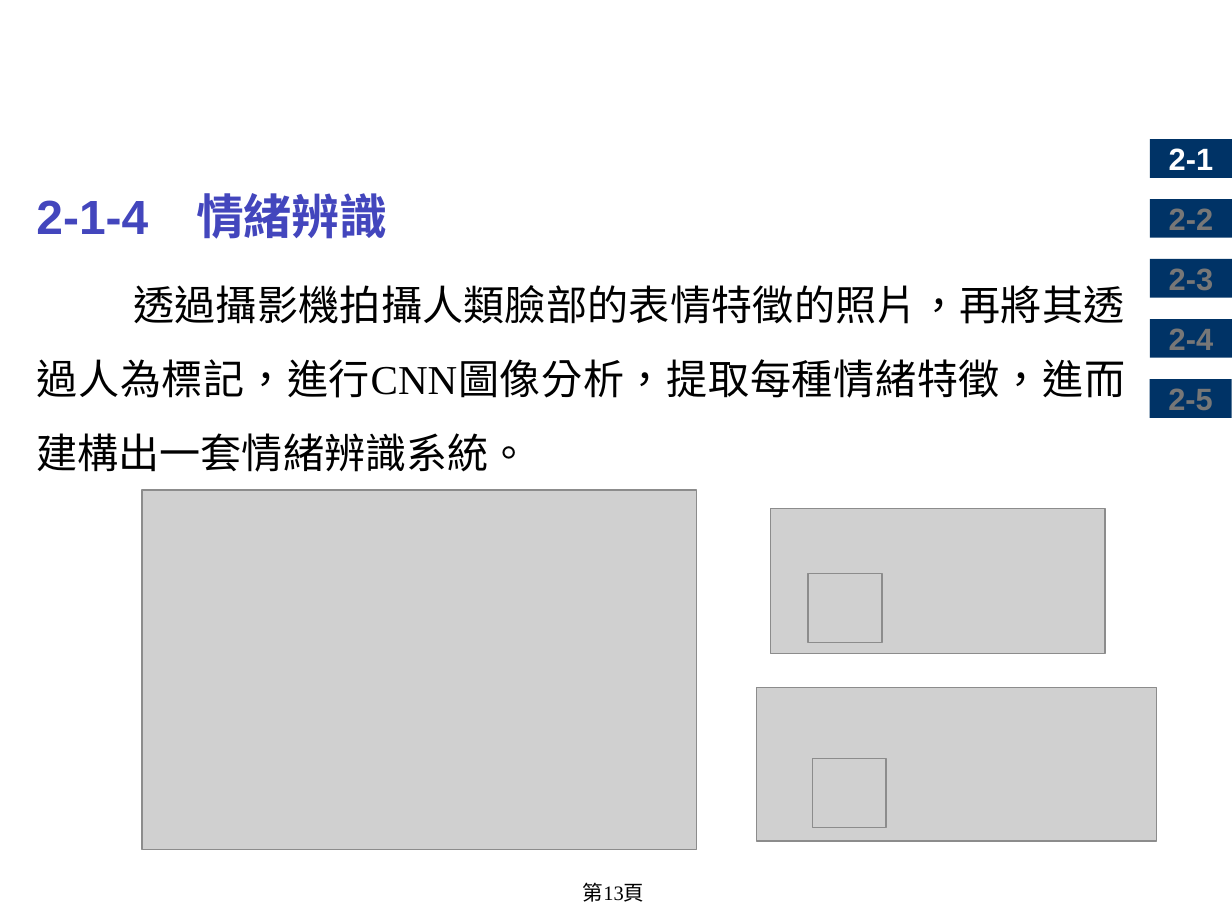
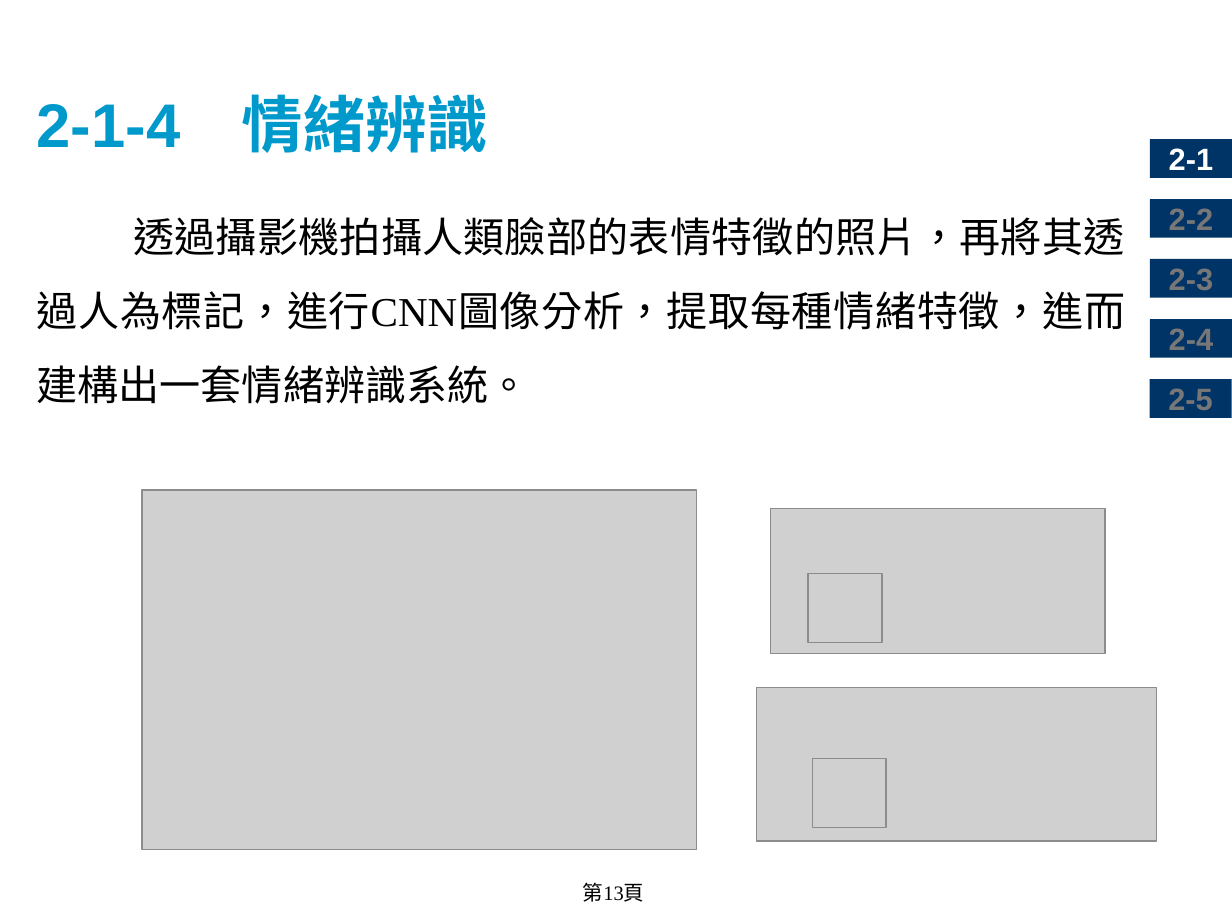
Before and after one commit to chih-chengwu/Artificial-Intelligence-MD, a slide deck: slide 13 of 2.人工智慧應用.pptx. Drawn at 1232x924 pixels with LibreOffice and Linux fonts; fonts in the diff are those of the drawing; grey boxes stand for pictures; background and template pictures are left out. Boxes give left, top, right and bottom in pixels: in the first picture for what was removed or moved away, otherwise in the second. Text is boxed around its words. In the diff, an @@ line names an element or a change of style, - is before the commit and + after.

```diff
--- a/2.人工智慧應用.pptx
+++ b/2.人工智慧應用.pptx
@@ title added at <box>36,94,488,153</box>, 36 pt, text #0099CC, bold @@
+2-1-4 情緒辨識
@@ text at <box>36,193,387,239</box>: paragraph removed @@
-2-1-4 情緒辨識
```
Also in this commit, not shown: 43 other slides changed, 14 slides added, 14 slides removed, 3 other files.
